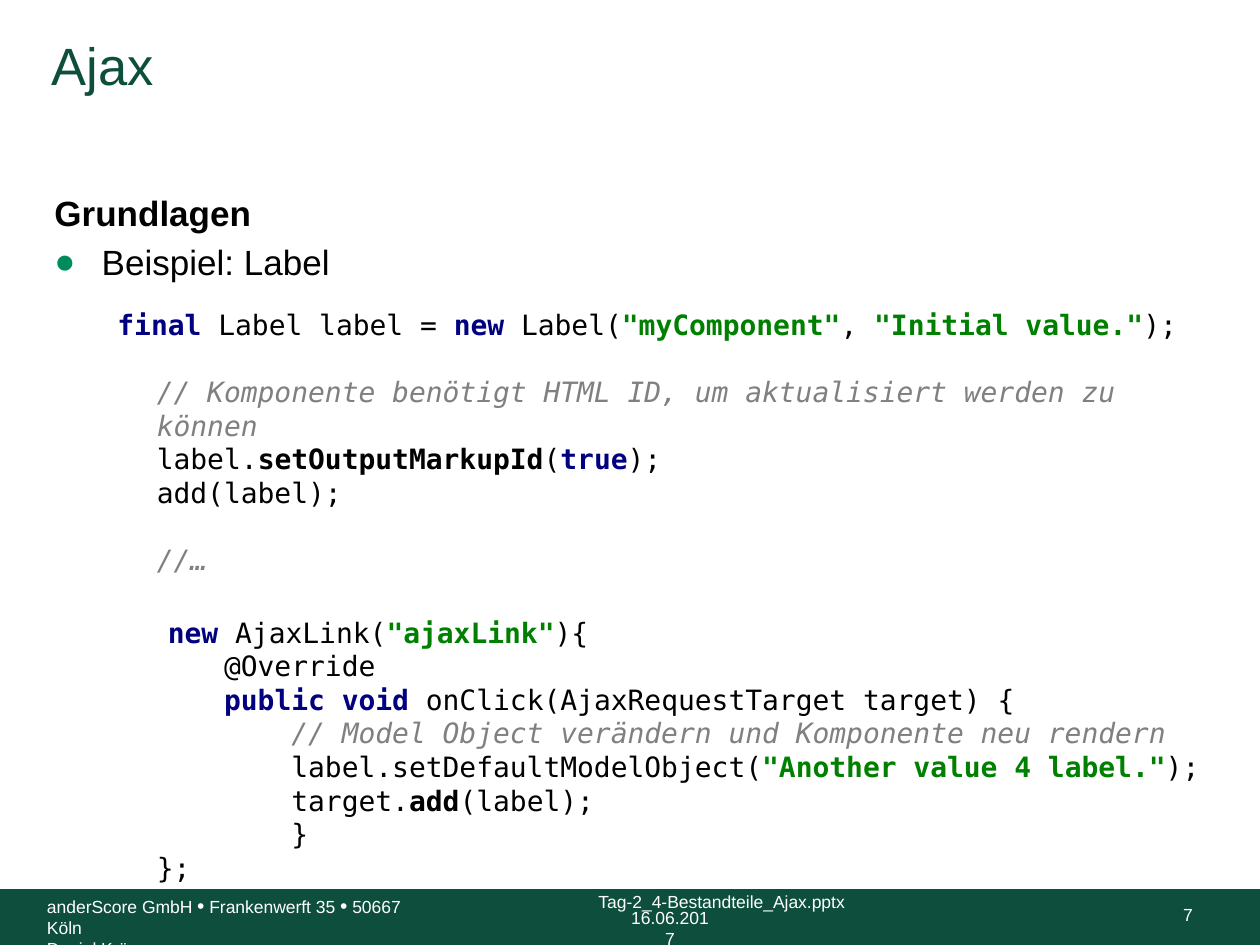
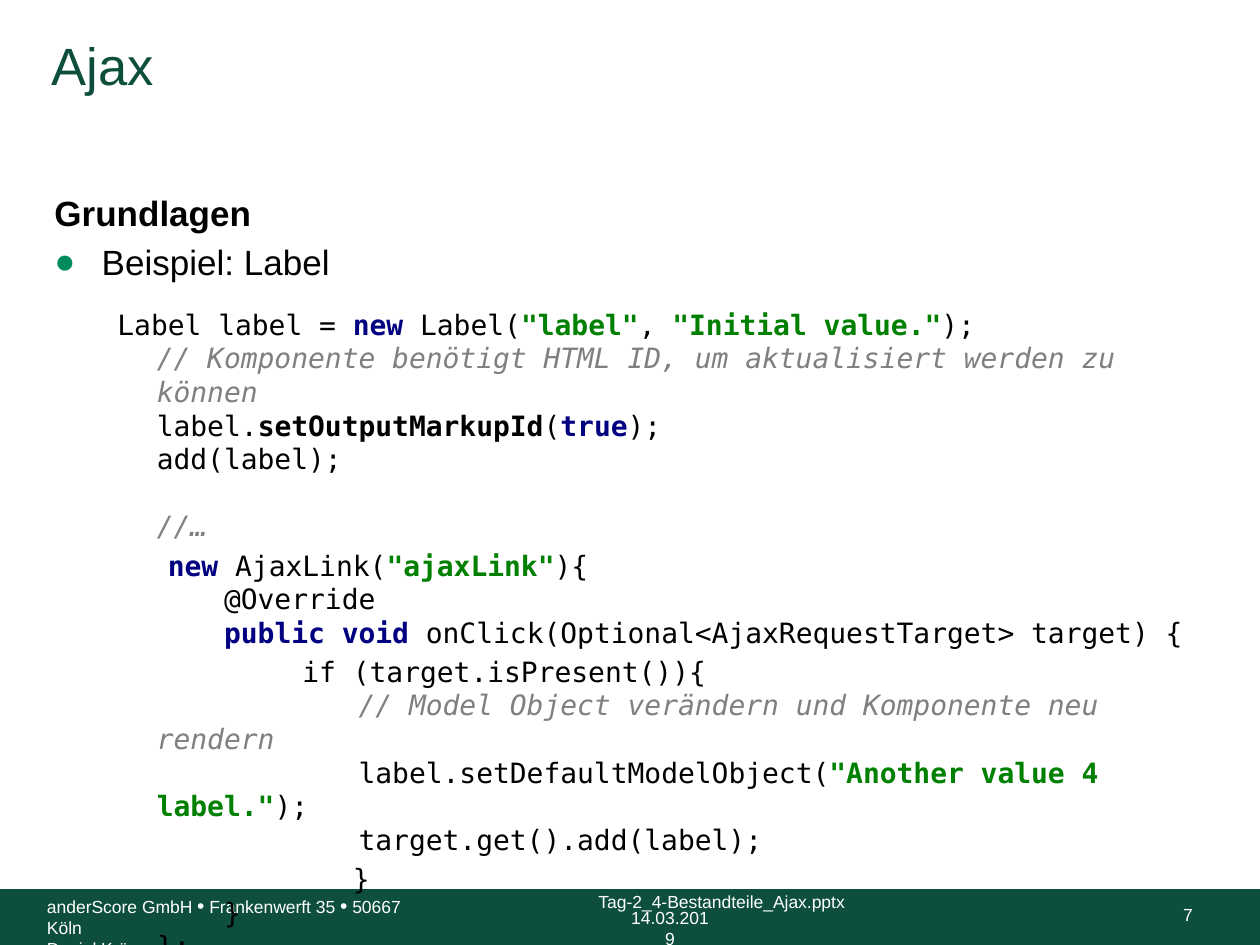
Before and after one commit to anderscore-gmbh/wicket-training, a slide deck: slide 7 of slides/Tag-2_4-Bestandteile_Ajax.pptx. Drawn at 1260x945 pixels with LibreOffice and Linux fonts; fonts in the diff are those of the drawing; background and template pictures are left out. Boxes give left, top, right and bottom in pixels: in the first picture for what was removed or moved away, otherwise in the second. Text is boxed around its words. In the diff, an @@ line names an element or a change of style, - is before the commit and + after.

```diff
--- a/slides/Tag-2_4-Bestandteile_Ajax.pptx
+++ b/slides/Tag-2_4-Bestandteile_Ajax.pptx
@@ text at <box>117,312,1149,856</box>: text changed @@
-  final Label label = new Label("myComponent", "Initial value.");
-  // Komponente benötigt HTML ID, um aktualisiert werden zu können
-  label.setOutputMarkupId(true);
-  add(label);
-  //…
-  new AjaxLink("ajaxLink"){
-  @Override
-  public void onClick(AjaxRequestTarget target) {
-  // Model Object verändern und Komponente neu rendern
-  label.setDefaultModelObject("Another value 4 label.");
-  target.add(label);
-  }
-  };
+  Label label = new Label("label", "Initial value.");
+  // Komponente benötigt HTML ID, um aktualisiert werden zu können
+  label.setOutputMarkupId(true);
+  add(label);
+  //…
+  new AjaxLink("ajaxLink"){
+  @Override
+  public void onClick(Optional<AjaxRequestTarget> target) {
+  if (target.isPresent()){
+  // Model Object verändern und Komponente neu rendern
+  label.setDefaultModelObject("Another value 4 label.");
+  target.get().add(label);
+  }
+  }
+  };
@@ text at <box>631,911,709,924</box>: text changed @@
-16.06.2017
+14.03.2019
```
Also in this commit, not shown: 11 other slides changed, 2 other files.
